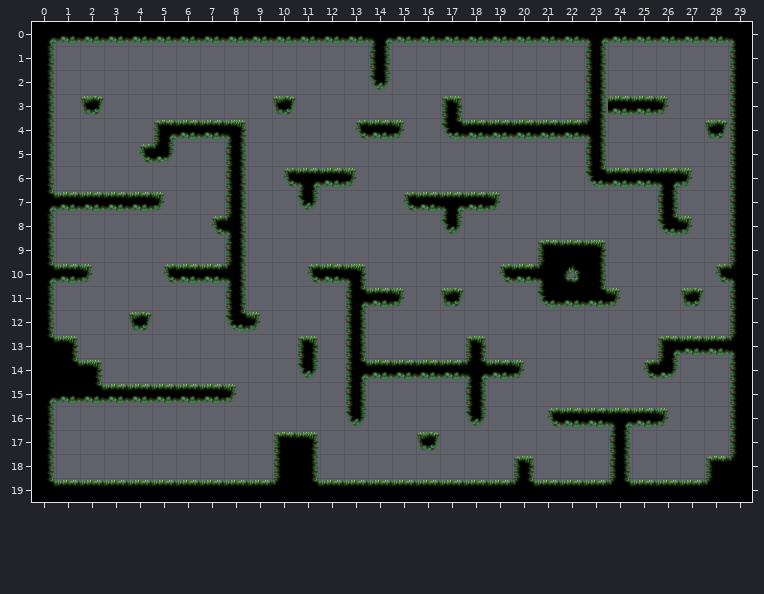
An edit to a level. Tiled map, Game_Platform_Python/assets/maps/Map_test.tmx. This is how it looked before the edit.
Cells are 512x512 px. Shown: x 0..29, y 0..19.
After:
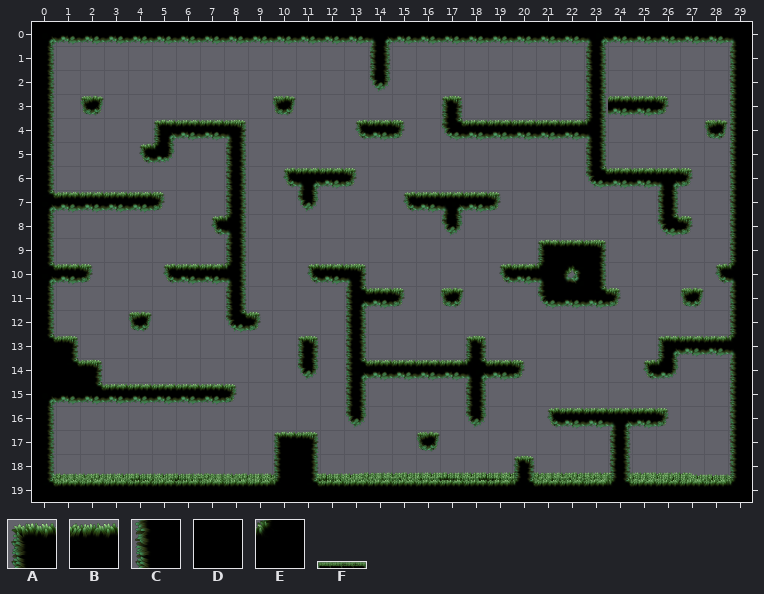
Key: from "Mossy - TileSet": A 0, B 1, C 7, D 8, E 12; from "Object_To": F 0 "Object_To".
_ is an empty cell, . an unchanged one.
Objects are placed by their top-left corner, in cells (3,4 is the top-left corner of cell 3,4); size is 1x1 cell unless given.
Edits made:
--- layer "Object Layer 1"
+F "Object_To" at 20.7,18.8 size 6.9x0.8
+F "Object_To" at 13.6,18.8 size 6.9x0.8
+F "Object_To" at 0.7,18.8 size 6.9x0.8
+F "Object_To" at 6.9,18.8 size 6.9x0.8
+F "Object_To" at 23,18.8 size 6.9x0.8
--- layer "nen"
@@ x 28..29 @@
-18 AE
-19 ED
+18 _C
+19 BE
Where, in picture pixels (left, top, right, bottom), the same in both pictures:
changed: (532, 454, 737, 487)
added: (52, 472, 516, 482)
